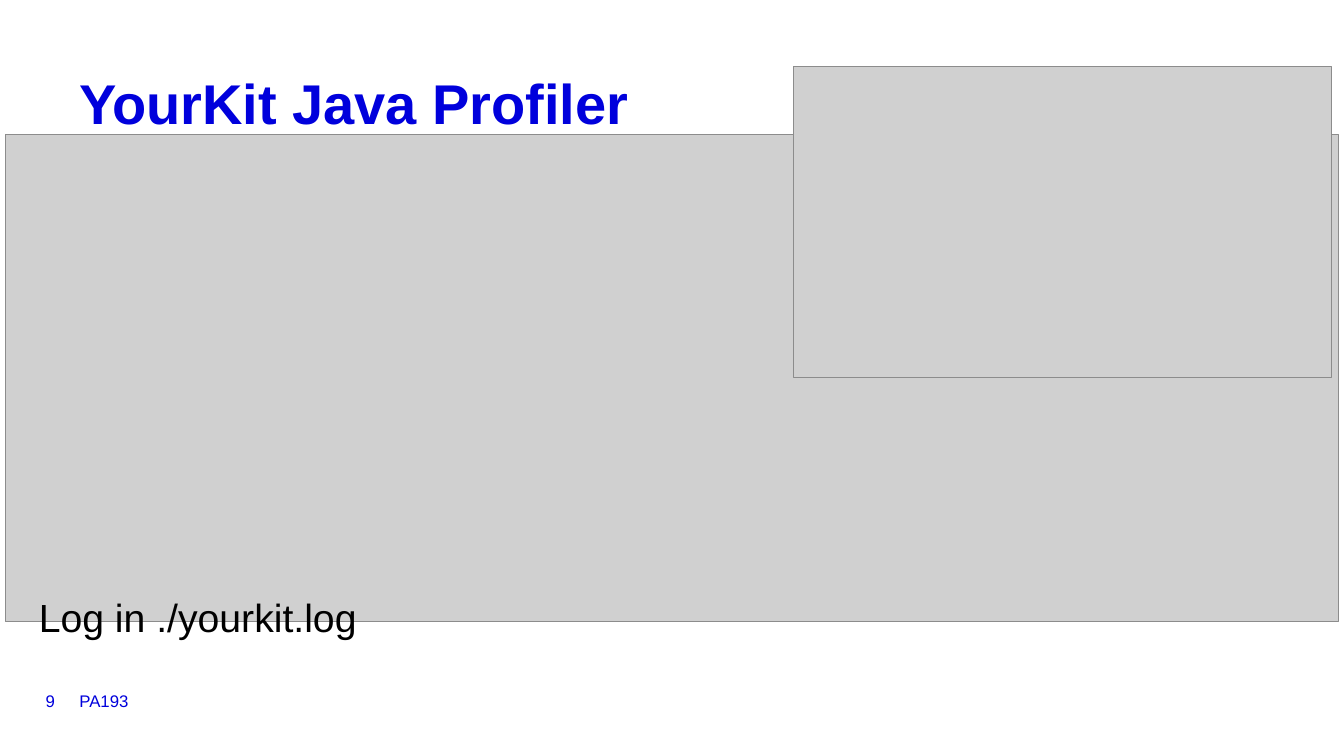
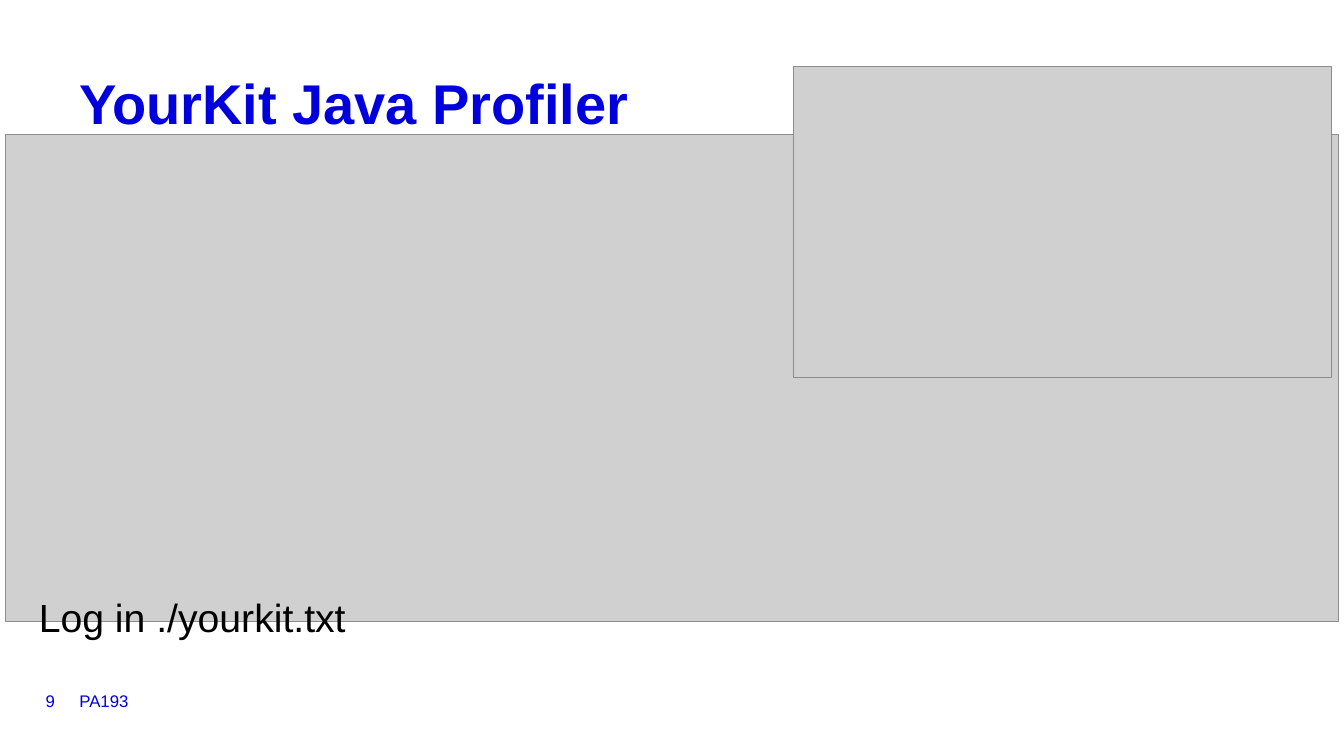
Before and after one commit to NikitaVolotovich/super_bech32m, a slide deck: slide 9 of super_Bech32m.pptm. Drawn at 1344x756 pixels with LibreOffice and Linux fonts; fonts in the diff are those of the drawing; grey boxes stand for pictures; background and template pictures are left out. Boxes give left, top, right and bottom in pixels: in the first picture for what was removed or moved away, otherwise in the second. Text is boxed around its words. In the diff, an @@ line names an element or a change of style, - is before the commit and + after.

```diff
--- a/super_Bech32m.pptm
+++ b/super_Bech32m.pptm
@@ text at bbox=[39, 603, 345, 640]: text changed @@
-Log in ./yourkit.log
+Log in ./yourkit.txt
```
Also in this commit, not shown: 1 other slide changed.
